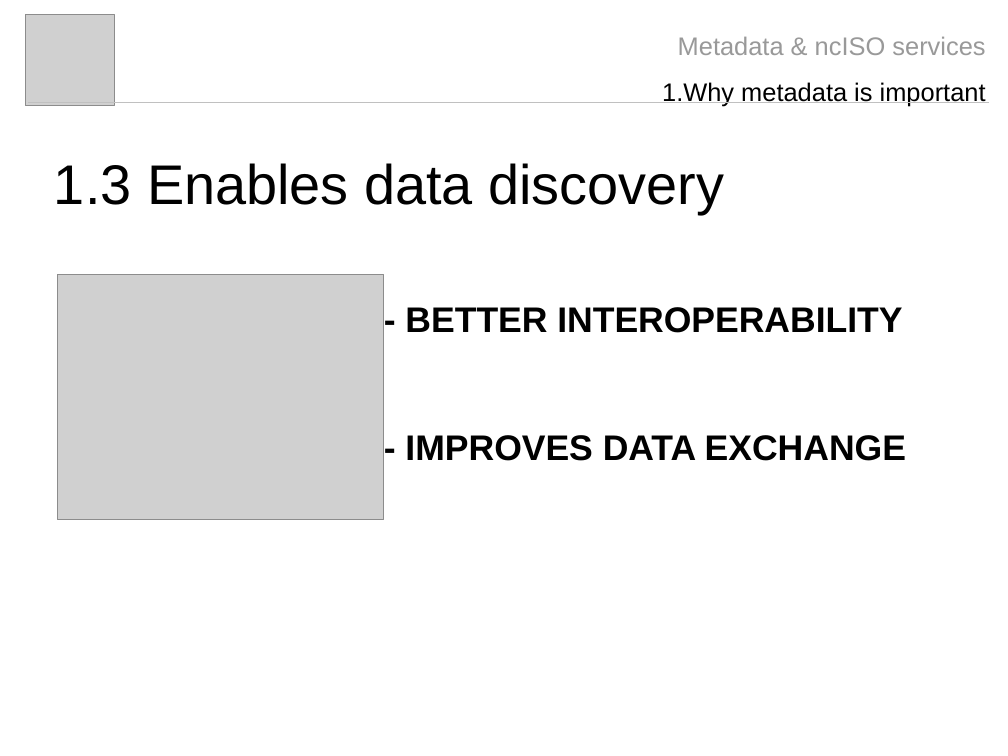
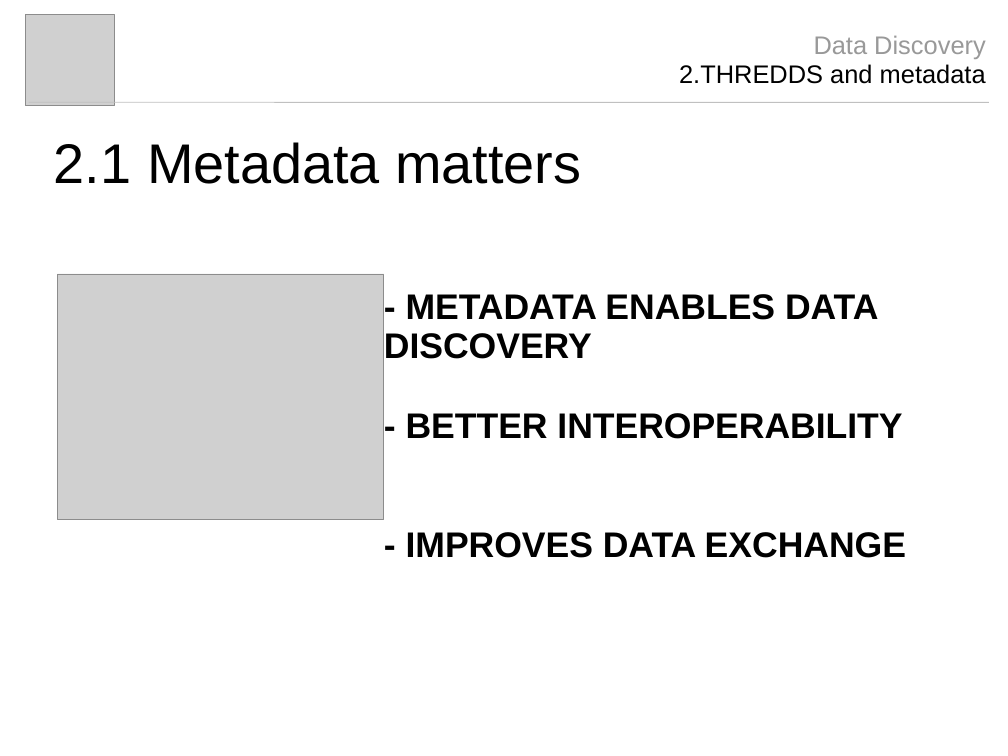
Before and after one commit to Unidata/thredds, a slide deck: slide 5 of docs/web/thredds/tech/tds4.3/reference/ncISO/metadata_ncISO.odp. Drawn at 1008x756 pixels with LibreOffice and Linux fonts; fonts in the diff are those of the drawing; grey boxes stand for pictures. Boxes give left, top, right and bottom in pixels: in the first picture for what was removed or moved away, otherwise in the second. Text is boxed around its words. In the diff, an @@ line names an element or a change of style, - is before the commit and + after.

```diff
--- a/docs/web/thredds/tech/tds4.3/reference/ncISO/metadata_ncISO.odp
+++ b/docs/web/thredds/tech/tds4.3/reference/ncISO/metadata_ncISO.odp
@@ title removed at (x1=662, y1=36, x2=986, y2=106) @@
-Metadata & ncISO services
-1.Why metadata is important
@@ text added at (x1=679, y1=35, x2=986, y2=84), 20 pt, text #000000 @@
+Data Discovery
+2.THREDDS and metadata
@@ line (28, 102) - (989, 102): stroke #C0C0C0 0 pt to #C0C0C0 0.74 pt @@
@@ title at (x1=54, y1=142, x2=581, y2=184): text changed @@
-1.3 Enables data discovery
+2.1 Metadata matters
@@ text "- METADATA ENABLES DATA DISCOVERY" moved from (x1=405, y1=307, x2=906, y2=461) to (x1=384, y1=294, x2=906, y2=558) @@
@@ text at (x1=384, y1=294, x2=878, y2=359): paragraph added @@
+- METADATA ENABLES DATA DISCOVERY
@@ text at (x1=406, y1=413, x2=906, y2=558): line spacing 1 to 0.93 @@
```
Also in this commit, not shown: 10 other slides changed, 2 slides added, 7 slides removed, 1 other file.
